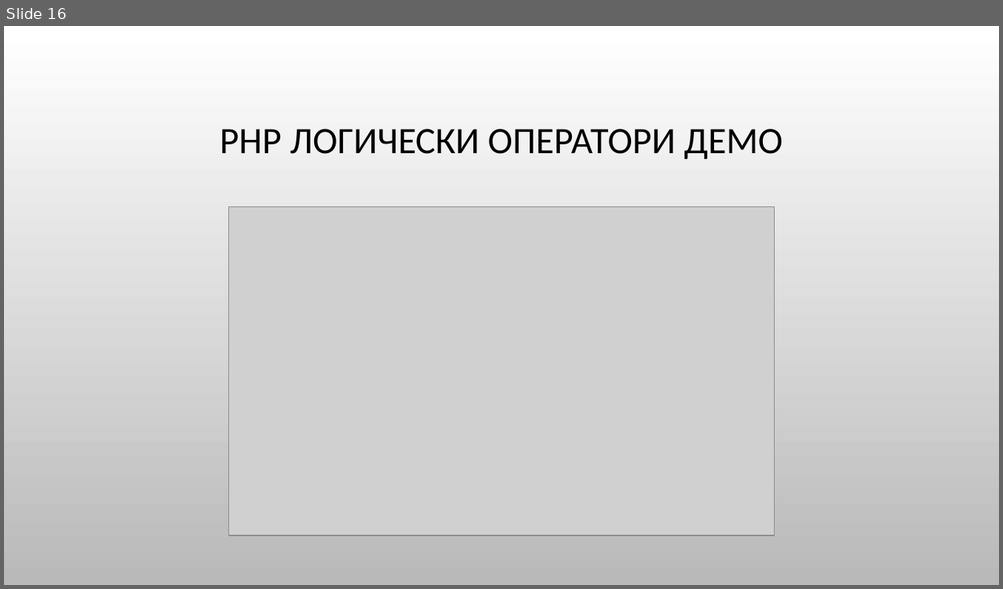
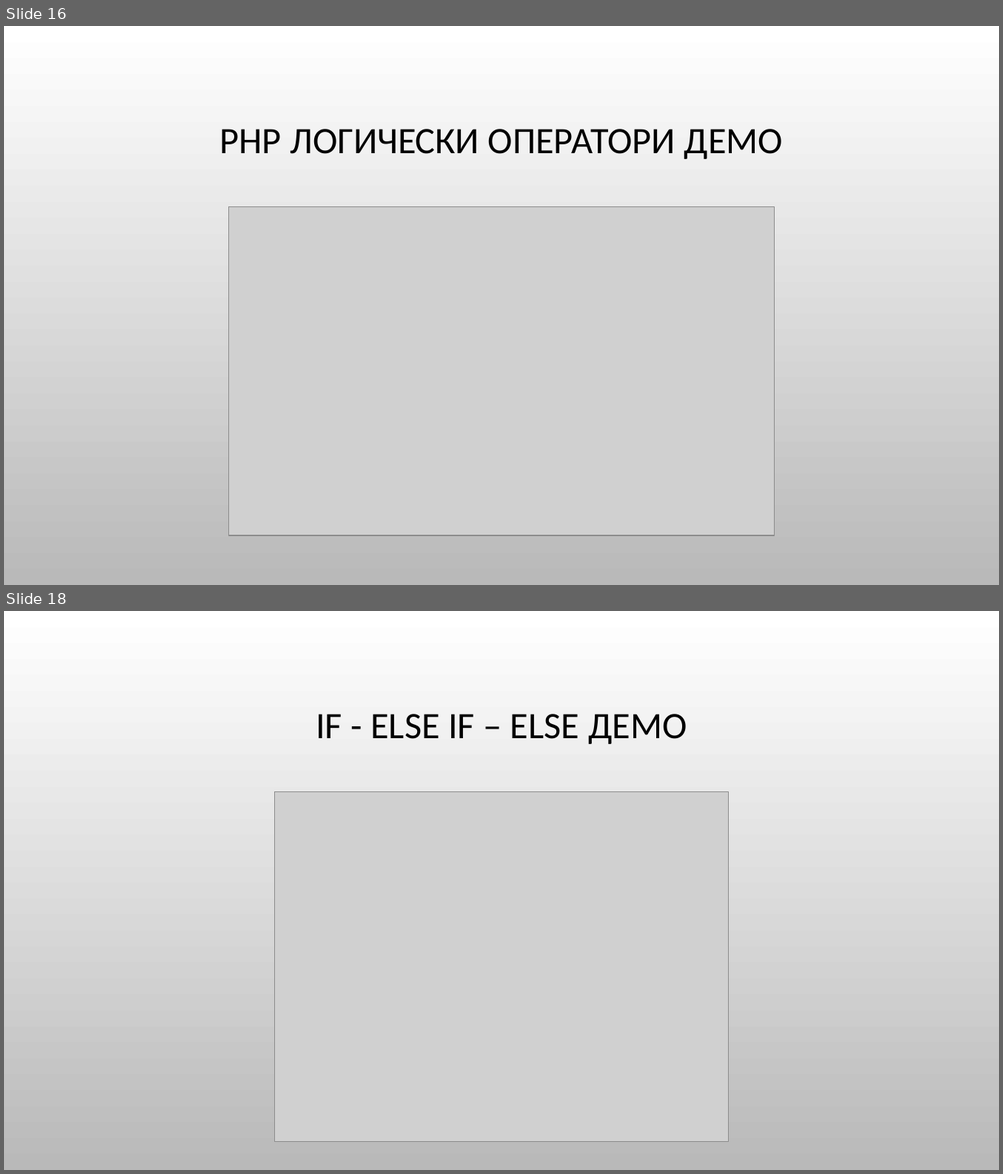
Before and after one commit to Bilyukov/php-mysql-course, a slide deck: 04.php-basics.pptx. Shown one above the other, each under a label of ours: slide 16 before the commit, slides 16 and 18 after it; the slides between them are not shown. The pictures are 1003x589 and 1003x1174 pixels, drawn with LibreOffice and Linux fonts; fonts in the diff are those of the drawing; grey boxes stand for pictures; background and template pictures are left out. Boxes give left, top, right and bottom in pixels: in the first picture for what was removed or moved away, otherwise in the second. Text is boxed around its words. In the diff, an @@ line names an element or a change of style, - is before the commit and + after.

```diff
--- a/04.php-basics.pptx
+++ b/04.php-basics.pptx
@@ slide 18 added at box(4, 611, 999, 1170), background picture (left out) @@
@@ title added at box(316, 714, 686, 744), 36 pt, text #000000 @@
+IF - ELSE IF – ELSE ДЕМО
@@ picture added at box(275, 792, 728, 1142) @@
```
Also in this commit, not shown: 9 other slides added, 2 slides removed, 8 other files.
